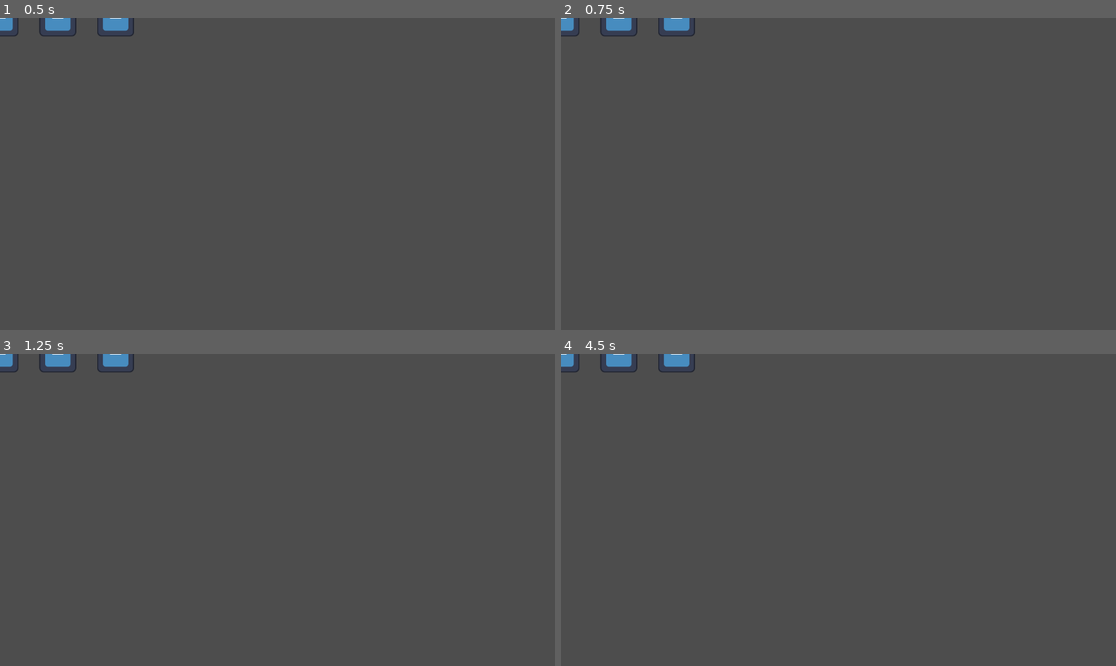
Above: before the commit, frames 1-4 (two rows, left to right).
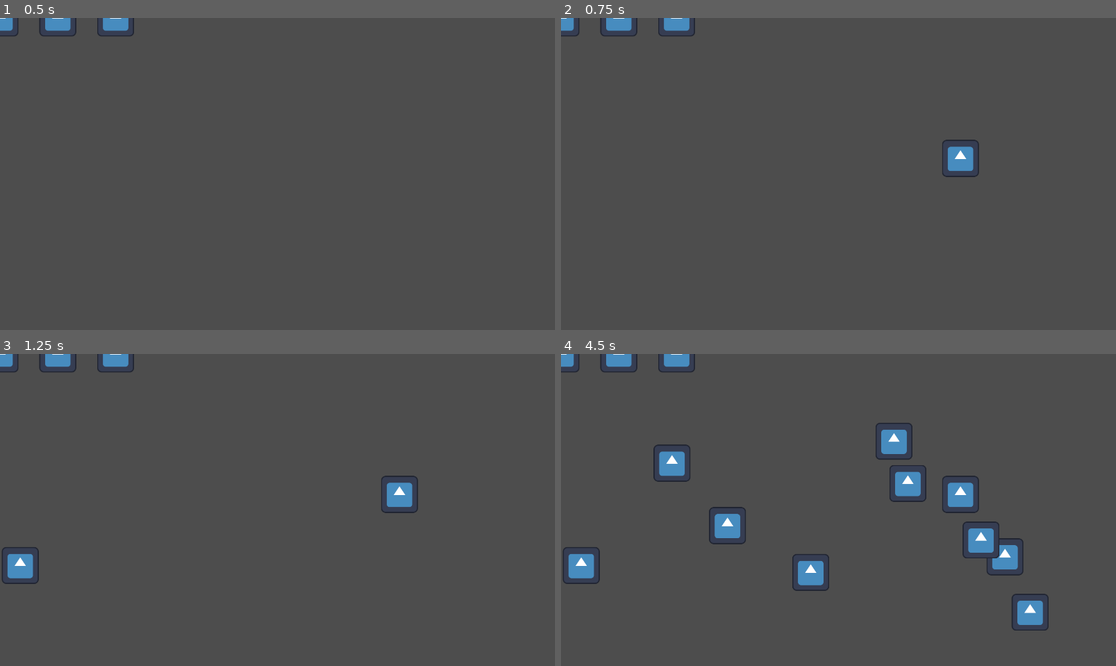
Above: after the commit, the same moments.

Repository: CrazyKamel/ggjMakeMeLaugh
Game: Godot game, scene res://main.tscn
The game is run twice, just before and just after one commit, with the same random seed, the same clock (stepped at 60 frames per second) and the same inputs. The engine's default icon, where the game draws it, is replaced by a stand-in: a white triangle on a blue panel in a dark square.
Inputs (mouse positions are in pixels of both pictures, inside the frame that each line leads up to):
- Up to frame 1 (0.5 s): no input
- Up to frame 2 (0.75 s): tap Enter at 0.5 s; move the mouse to (960, 158) at 0.52 s; click (960, 158) at 0.67 s
- Up to frame 3 (1.25 s): no input
- Up to frame 4 (4.5 s): tap Space at 1.25, 3.5 s; move the mouse to (727, 525) at 1.27 s; click (727, 525) at 1.42 s; move the mouse to (894, 441) at 2.02 s; click (894, 441) at 2.17 s; tap Enter at 2.75, 4.25 s; move the mouse to (810, 572) at 2.77 s; click (810, 572) at 2.92 s; move the mouse to (1005, 556) at 3.52 s; click (1005, 556) at 3.67 s; move the mouse to (672, 463) at 4.27 s; click (672, 463) at 4.42 s

Frame 1 is identical in both runs. In frame 2, 0.5% of the frame differs, in the area x 68-76%, y 38-52%; in frame 3, 0.9%; in frame 4, 4.6%, in the area x 0-88%, y 22-89%.

Commit message:
spawn random logo

Diff:
--- a/main.gd
+++ b/main.gd
@@ -1,12 +1,38 @@
 extends Node2D
 
 var messager = preload('res://messager.tscn');
+var rng = RandomNumberGenerator.new()
+
+const messWidth = 128
+const messHeight = 128
+
+#var windowWidth = get_viewport().size.x
+#var windowHeight = get_viewport().size.y
 # Called when the node enters the scene tree for the first time.
 
 func inst(pos):
 	var instance = messager.instantiate()
 	instance.position = pos
 	add_child(instance)
+
+func _timeout() -> void:
+	var x = rng.randi_range(messWidth/2, get_window().size.x - messWidth/2)
+	var y = rng.randi_range(messHeight/2, get_window().size.y - messHeight/2)
+
+	inst(Vector2(x,y))
+
+func _init():
+	var timer = Timer.new()
+	add_child(timer)
+	timer.autostart = true
+	timer.one_shot = false
+	timer.wait_time = 1
+	timer.connect("timeout", self._timeout)
+
+# Fait apparaitre un messager à la pos de la sours lors d'un clic
+func _input(event):
+	if event is InputEventMouseButton and event.button_index == MOUSE_BUTTON_LEFT and event.pressed:
+		inst(get_global_mouse_position())
 
 
 func _ready():
